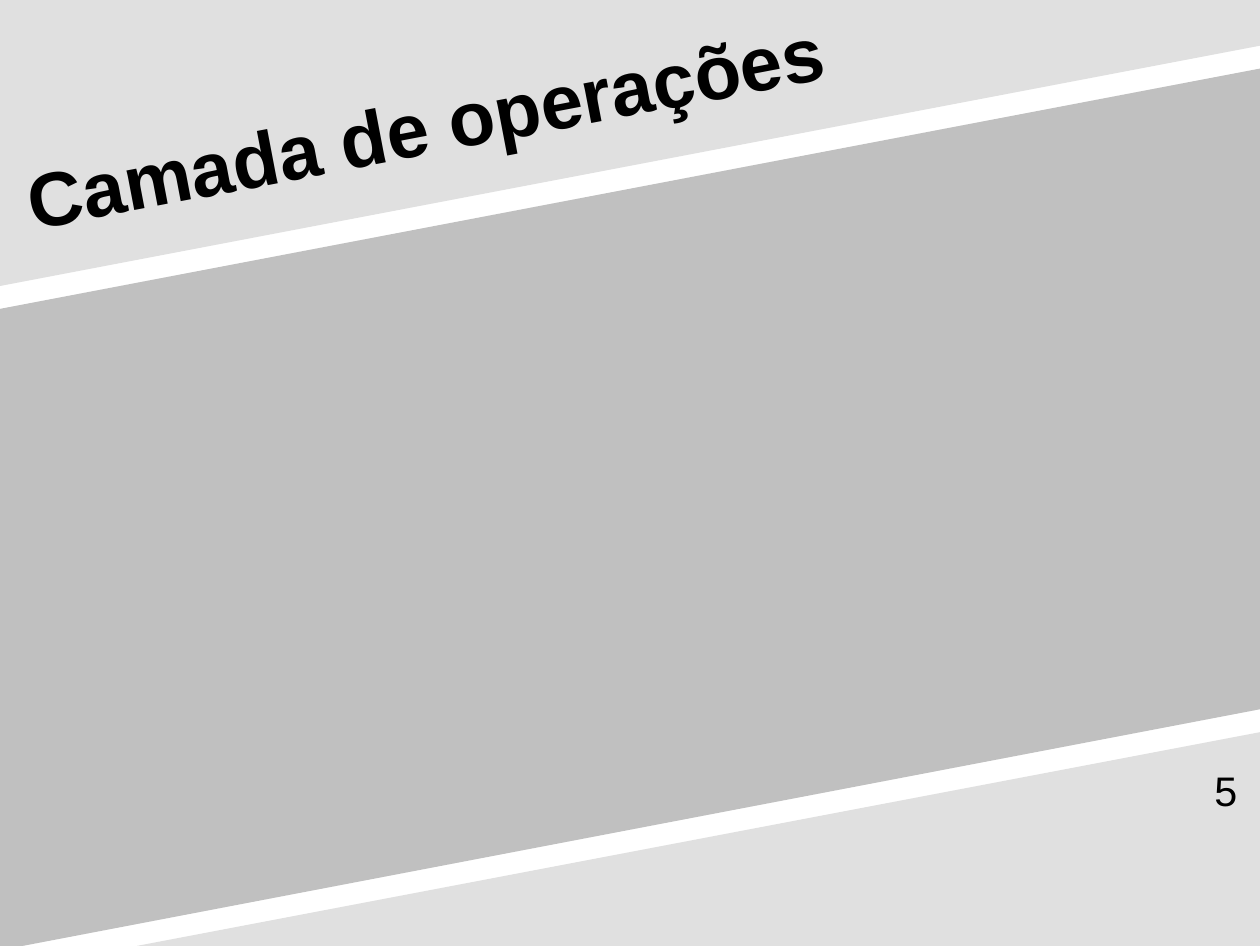
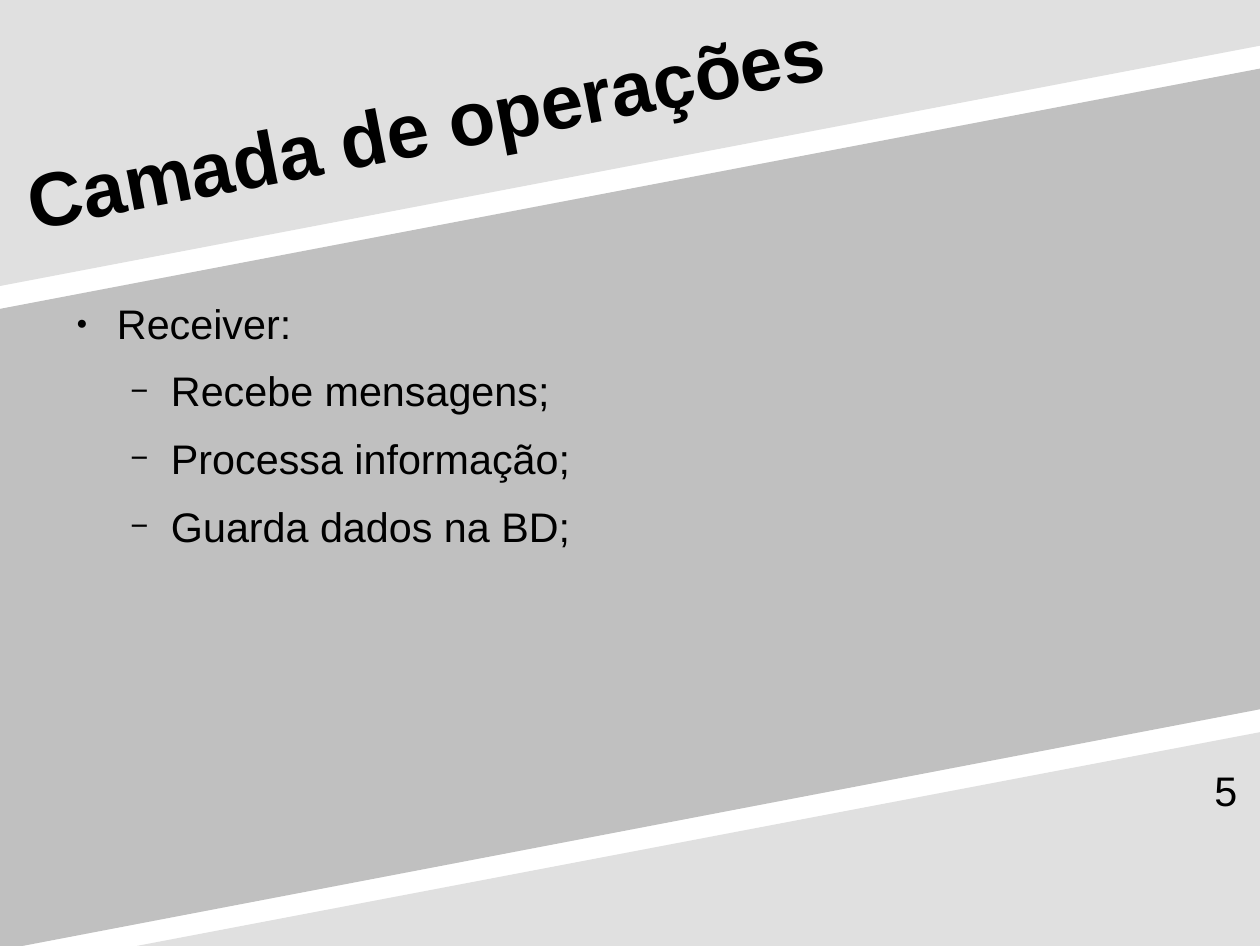
Before and after one commit to detiuaveiro/ies-project, a slide deck: slide 5 of Apresentação.odp. Drawn at 1260x946 pixels with LibreOffice and Linux fonts; fonts in the diff are those of the drawing. Boxes give left, top, right and bottom in pixels: in the first picture for what was removed or moved away, otherwise in the second. Text is boxed around its words. In the diff, an @@ line names an element or a change of style, - is before the commit and + after.

```diff
--- a/Apresentação.odp
+++ b/Apresentação.odp
@@ text added at bbox=[117, 309, 570, 548], 26 pt, text #000000 @@
+● Receiver:
+  − Recebe mensagens;
+  − Processa informação;
+  − Guarda dados na BD;
```
Also in this commit, not shown: 4 other slides changed, 4 slides added, 4 slides removed, 14 other files.
